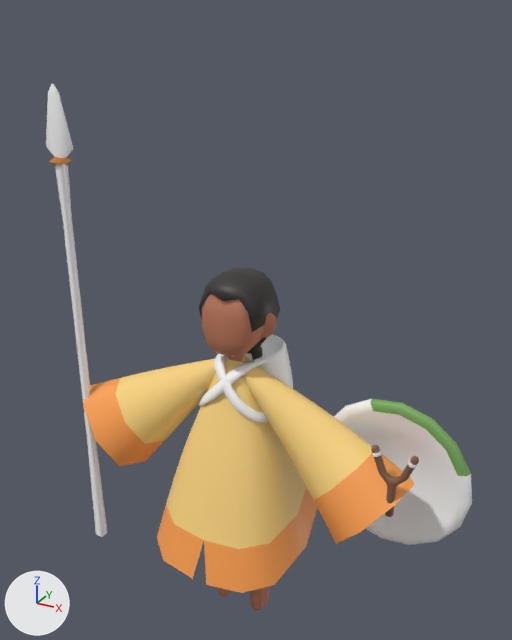
One commit to the FBX model IslandWish/IslandWishGame/Assets/Art/Animation/player.fbx: the scene before it, then after it.
Rendered twice from a camera (50 mm lens) standing at (1.52, -2.63, 3.01) and looking at (0.06, 0.04, 1.67). Every picture has the same lights, and +X, +Y and +Z are marked at lower left. Where no turn or scale is listed for an object, it has been applied to the vertices.

In view in the first picture: 'backpack', 'bod', 'hair', 'roundshield', 'sleeves', 'slingshot', 'spear'.
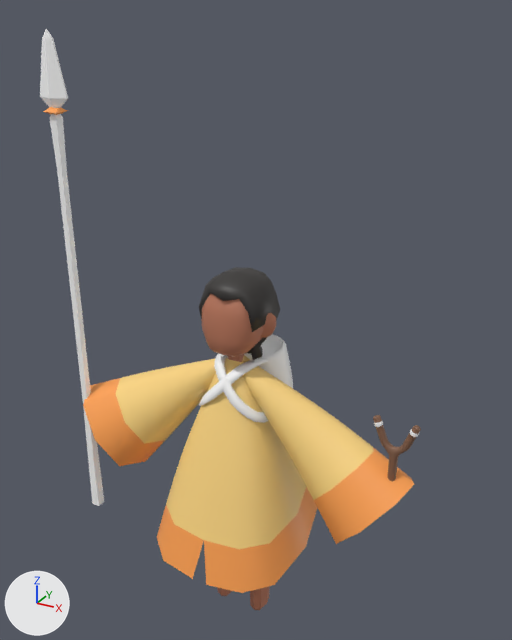
Pixel boxes [x1, y1, x2, y2] of what changed, in the pictures (512 x 640 px):
'roundshield', deleted: before [334, 399, 472, 545]
'spear', mesh moved: before [46, 83, 107, 537]; after [40, 29, 104, 506]
'slingshot', moved: before [371, 445, 419, 517]; after [373, 415, 421, 482]

Diff of the bpy script that builds the scene:
```diff
--- a/IslandWish/IslandWishGame/Assets/Art/Animation/player.fbx.py
+++ b/IslandWish/IslandWishGame/Assets/Art/Animation/player.fbx.py
@@ me_cube_021 @@
 me_cube_021.from_pydata(...)  # 44 vertices, 47 faces; spans x -0.08..0.08, y -0.04..0.04, z -0.88..1.64
 # used by ob_spear; location = (-0.874, -0.153, 1.061)
+# me_cube_021 part 1: the whole mesh is moved by (0.0, 0.0, 0.22)
 me_cube_021.materials.append(mat_master)
@@ me_cube_022 @@
 me_cube_022.from_pydata(...)  # 290 vertices, 288 faces; spans x -0.102..0.102, y -0.019..0.019, z -0.089..0.24
 # used by ob_slingshot; location = (0.833, -0.185, 1.09)
+# me_cube_022 part 2: the whole mesh is moved by (0.0, 0.0, 0.102)
 me_cube_022.materials.append(mat_master)
@@ ob_roundshield @@
-ob_roundshield = bpy.data.objects.new('roundshield', me_plane_005)
-ob_roundshield.location = (0.748, 0.117, 1.011)
@@ ob_slingshot @@
 ob_slingshot = bpy.data.objects.new('slingshot', me_cube_022)
-ob_slingshot.location = (0.833, -0.185, 1.09)
+ob_slingshot.location = (0.809, -0.116, 1.09)
```
